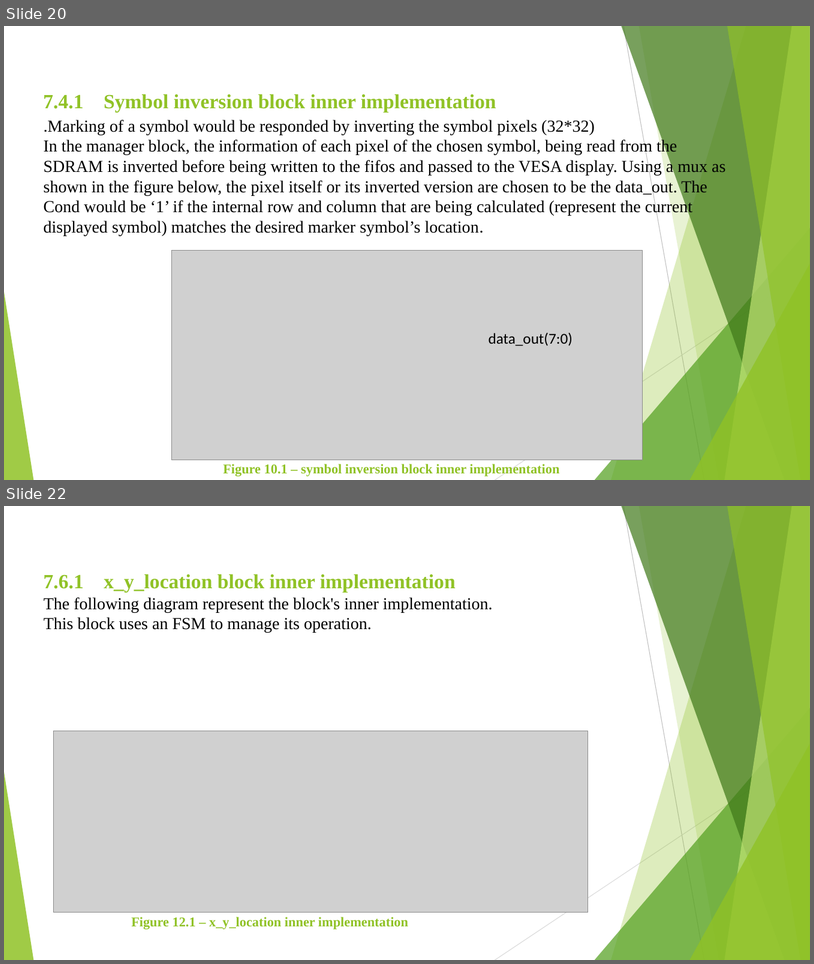
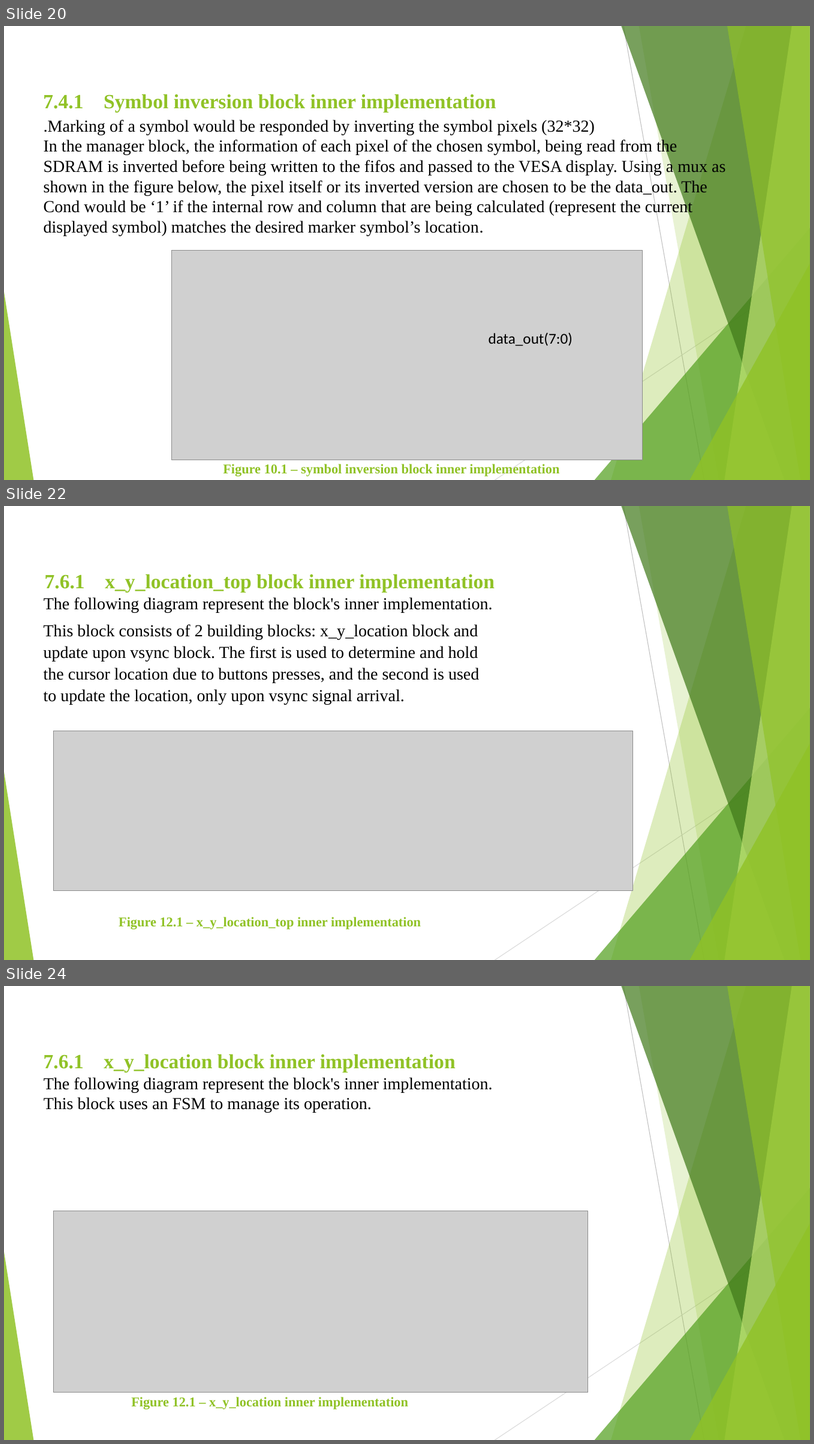
Before and after one commit to stzahiez/menu-navigation-project, a slide deck: PRESENTATION/Menu Navigation_mid_presentation_ver_6.pptx. Shown one above the other, each under a label of ours: slides 20 and 22 before the commit, slides 20, 22 and 24 after it; the slides between them are not shown. The pictures are 814x964 and 814x1444 pixels, drawn with LibreOffice and Linux fonts; fonts in the diff are those of the drawing; grey boxes stand for pictures. Boxes give left, top, right and bottom in pixels: in the first picture for what was removed or moved away, otherwise in the second. Text is boxed around its words. In the diff, an @@ line names an element or a change of style, - is before the commit and + after.

```diff
--- a/PRESENTATION/Menu Navigation_mid_presentation_ver_6.pptx
+++ b/PRESENTATION/Menu Navigation_mid_presentation_ver_6.pptx
@@ slide 22 added at bbox=[4, 506, 810, 960], background #FFFFFF; not listed: 10 template elements that a slide beside it also shows @@
@@ text added at bbox=[45, 574, 495, 592], 24 pt, text #90C226, bold @@
+7.6.1 x_y_location_top block inner implementation
@@ text added at bbox=[44, 597, 493, 612], 20 pt, text #000000 @@
+The following diagram represent the block's inner implementation.
@@ text added at bbox=[44, 624, 479, 704], 20 pt, text #000000 @@
+This block consists of 2 building blocks: x_y_location block and update upon vsync block. The first is used to determine and hold the cursor location due to buttons presses, and the second is used to update the location, only upon vsync signal arrival.
@@ picture added at bbox=[54, 731, 634, 891] @@
@@ text added at bbox=[119, 916, 421, 929], 16 pt, text #90C226, bold @@
+Figure 12.1 – x_y_location_top inner implementation
@@ what was slide 22 is now slide 24 @@
```
Also in this commit, not shown: 1 slide changed, 1 other slide added.
